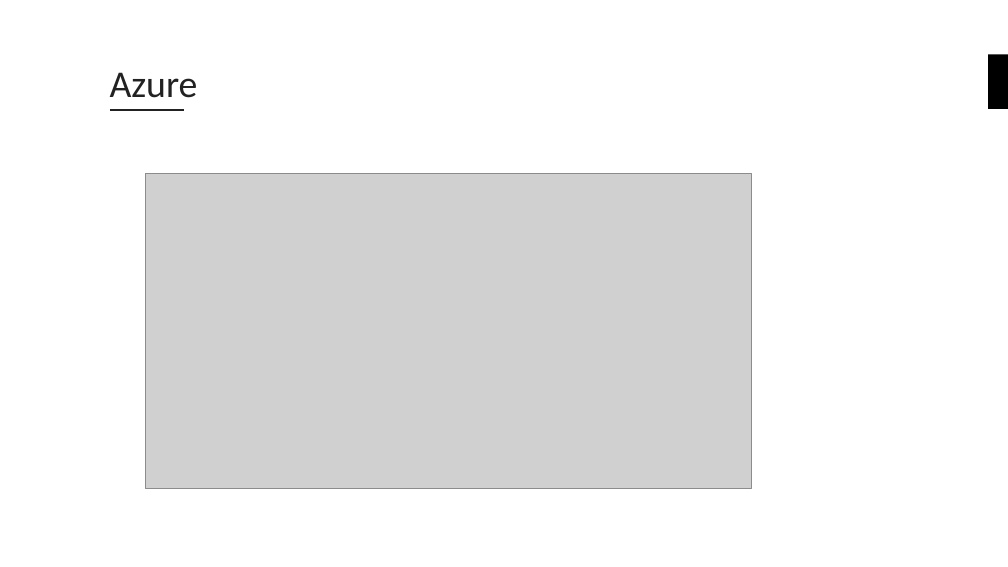
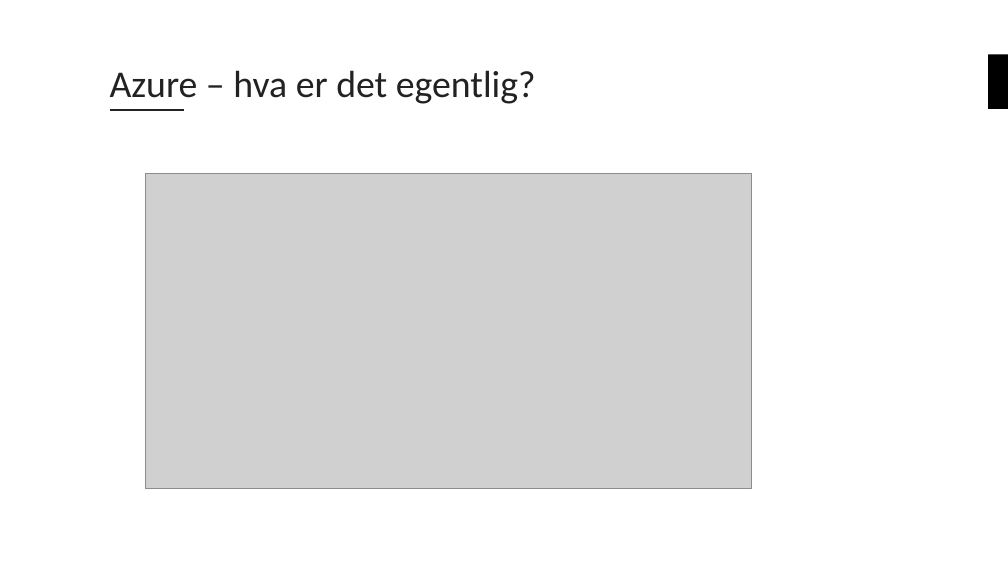
Before and after one commit to bouvet/azure-workshops, a slide deck: slide 5 of Workshop_1/Presentasjon/Azureskolen-Workshop#1.pptx. Drawn at 1008x567 pixels with LibreOffice and Linux fonts; fonts in the diff are those of the drawing; grey boxes stand for pictures; background and template pictures are left out. Boxes give left, top, right and bottom in pixels: in the first picture for what was removed or moved away, otherwise in the second. Text is boxed around its words. In the diff, an @@ line names an element or a change of style, - is before the commit and + after.

```diff
--- a/Workshop_1/Presentasjon/Azureskolen-Workshop#1.pptx
+++ b/Workshop_1/Presentasjon/Azureskolen-Workshop#1.pptx
@@ title at <box>110,70,536,104</box>: text changed @@
-Azure
+Azure – hva er det egentlig?
```
Also in this commit, not shown: 6 other slides changed, 2 slides added.
